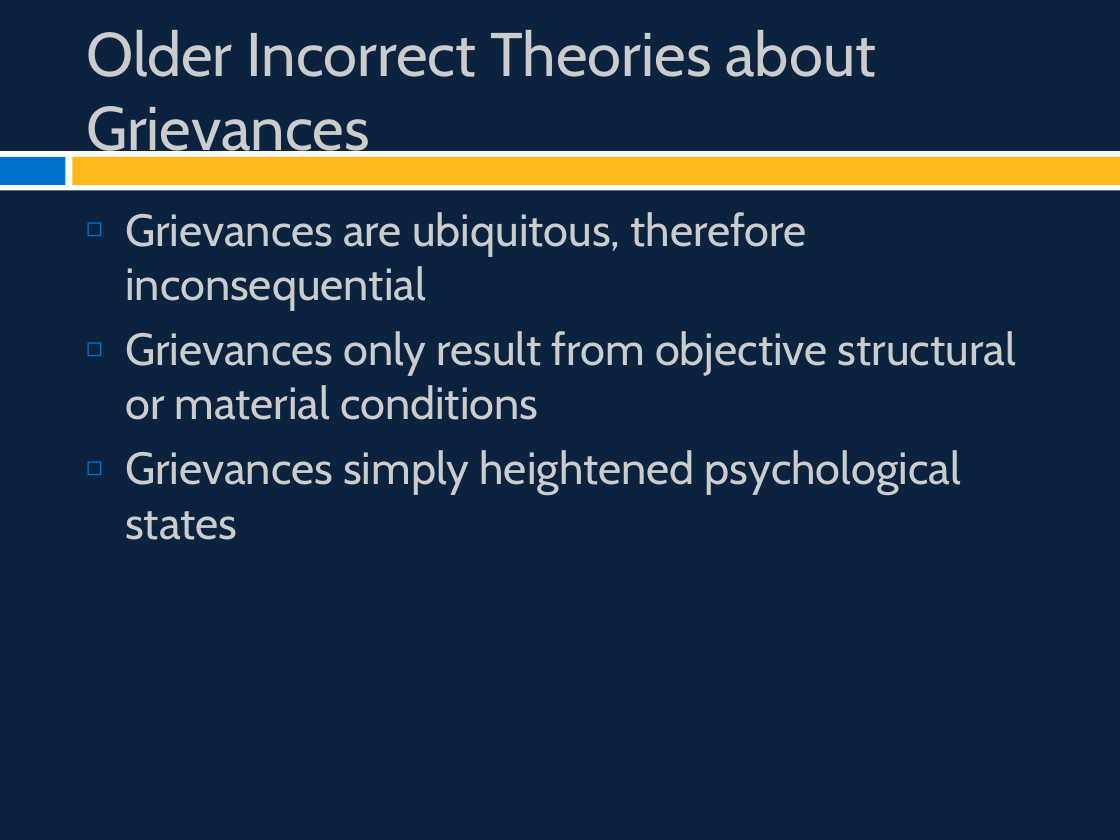
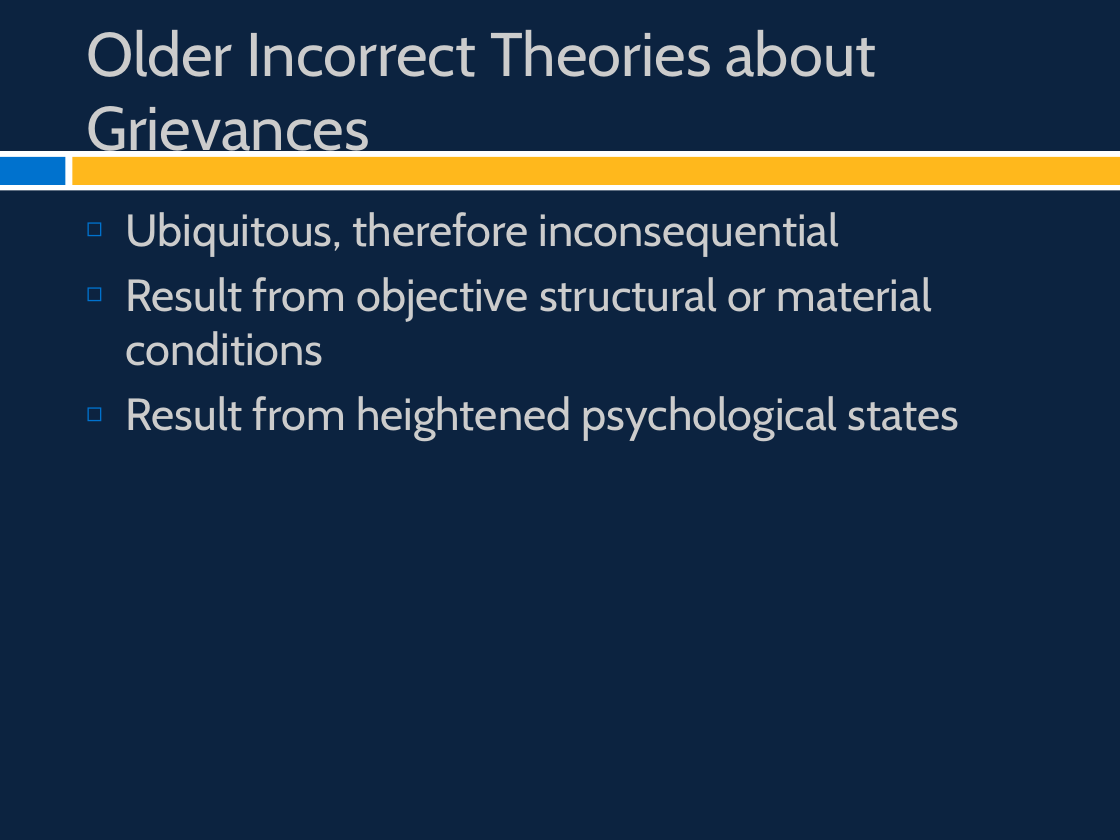
Before and after one commit to burrelvannjr/movements_csuf, a slide deck: slide 4 of ppts/Chapter 2 Slides.pptx (slide 5 before the commit). Drawn at 1120x840 pixels with LibreOffice and Linux fonts; fonts in the diff are those of the drawing. Boxes give left, top, right and bottom in pixels: in the first picture for what was removed or moved away, otherwise in the second. Text is boxed around its words. In the diff, an @@ line names an element or a change of style, - is before the commit and + after.

```diff
--- a/ppts/Chapter 2 Slides.pptx
+++ b/ppts/Chapter 2 Slides.pptx
@@ text at (x1=125, y1=212, x2=960, y2=441): text changed @@
-◻ Grievances are ubiquitous, therefore inconsequential
-◻ Grievances only result from objective structural or material conditions
-◻ Grievances simply heightened psychological states
+◻ Ubiquitous, therefore inconsequential
+◻ Result from objective structural or material conditions
+◻ Result from heightened psychological states
```
Also in this commit, not shown: 5 other slides changed, 13 slides added, 1 slide removed, 42 other files.
